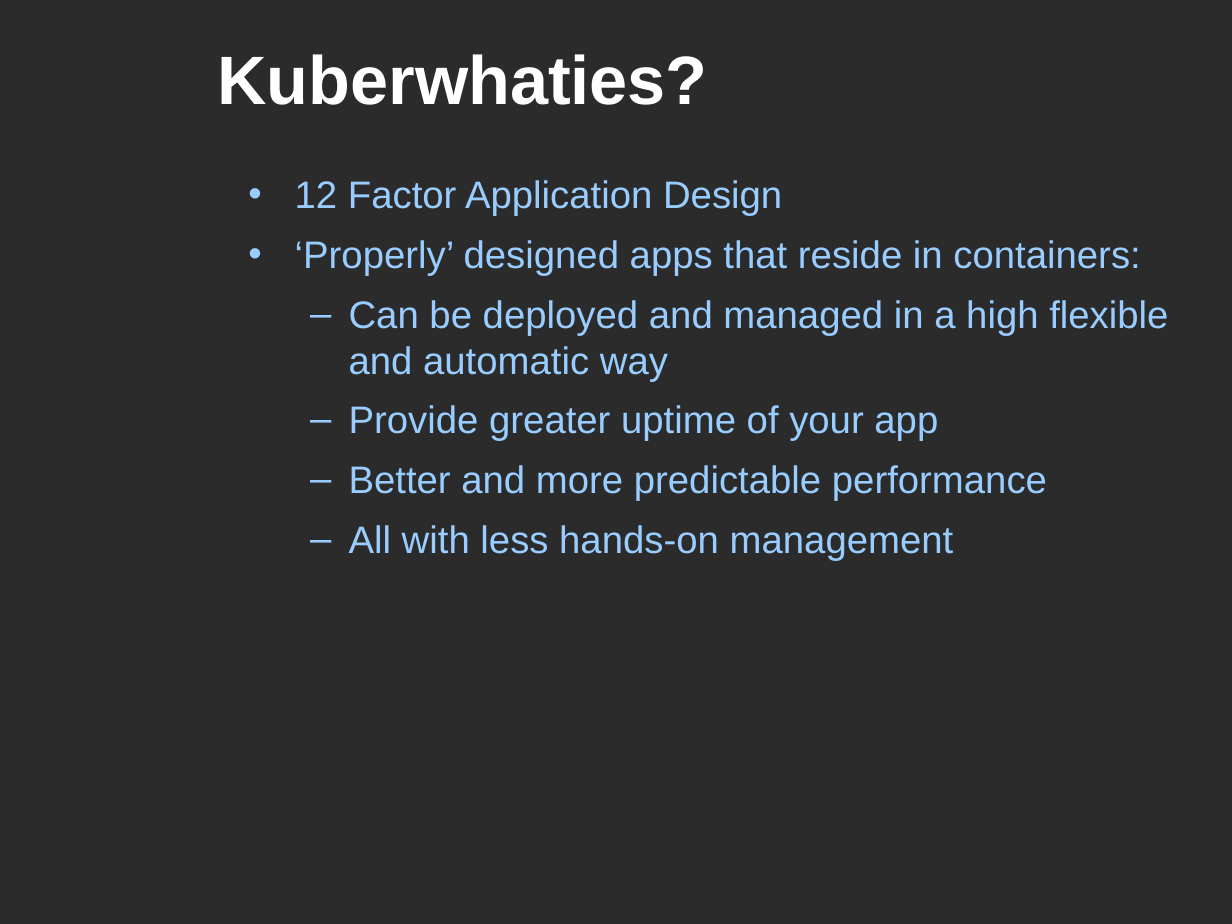
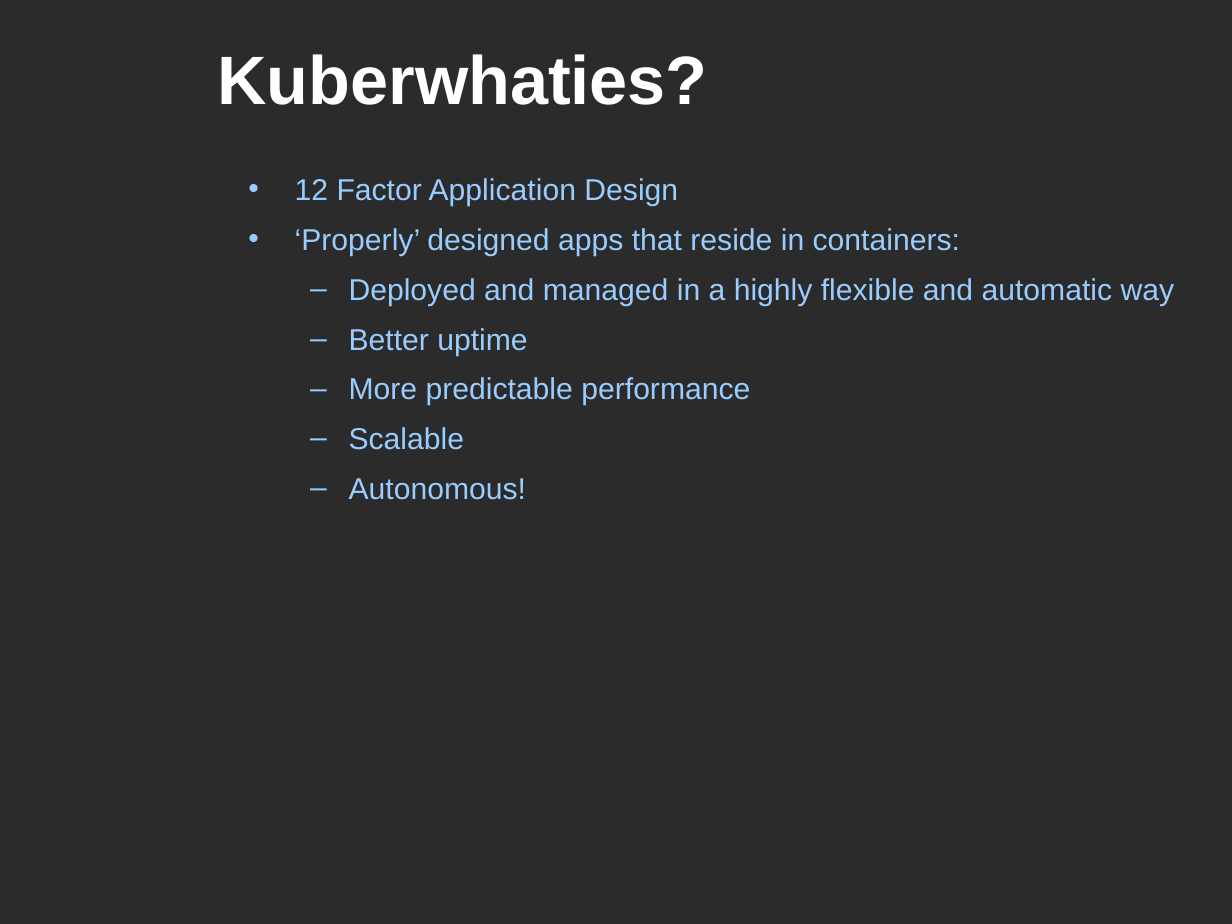
Before and after one commit to mars64/k8s-music-stack, a slide deck: slide 6 of MarcialWhite-Kubernetes101-www.SoFree.us-20170603.ppt. Drawn at 1232x924 pixels with LibreOffice and Linux fonts; fonts in the diff are those of the drawing; background and template pictures are left out; a plain dark background stands for a picture behind light text. Boxes give left, top, right and bottom in pixels: in the first picture for what was removed or moved away, otherwise in the second. Text is boxed around its words. In the diff, an @@ line names an element or a change of style, - is before the commit and + after.

```diff
--- a/MarcialWhite-Kubernetes101-www.SoFree.us-20170603.ppt
+++ b/MarcialWhite-Kubernetes101-www.SoFree.us-20170603.ppt
@@ text at <box>295,178,960,256</box>: size 22.4 to 17.6 pt in "12 Factor Application Design", "‘Properly’ designed apps that reside in containers:" @@
@@ text at <box>349,278,1175,500</box>: text changed; size 22.4 to 17.6 pt @@
-  – Can be deployed and managed in a high flexible and automatic way
-  – Provide greater uptime of your app
-  – Better and more predictable performance
-  – All with less hands-on management
+  – Deployed and managed in a highly flexible and automatic way
+  – Better uptime
+  – More predictable performance
+  – Scalable
+  – Autonomous!
```
Also in this commit, not shown: 16 other slides changed, 17 slides added, 1 other file.
